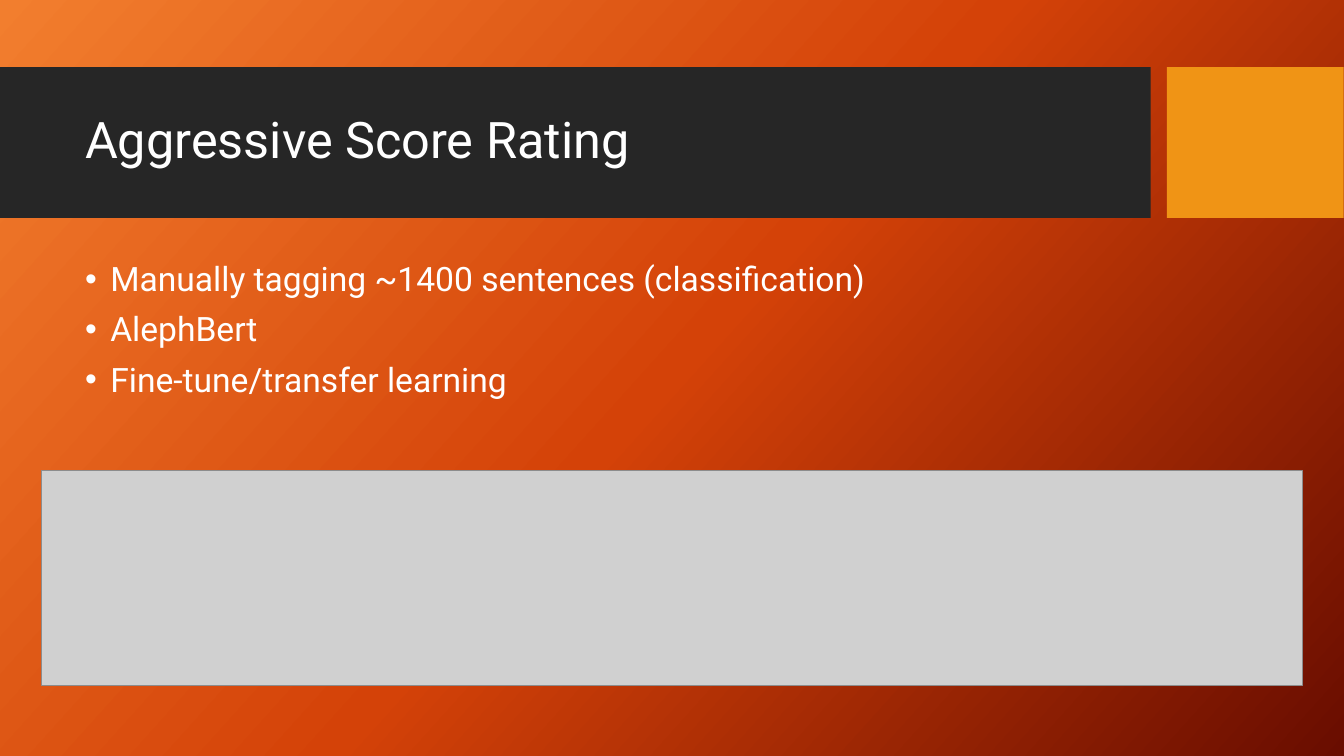
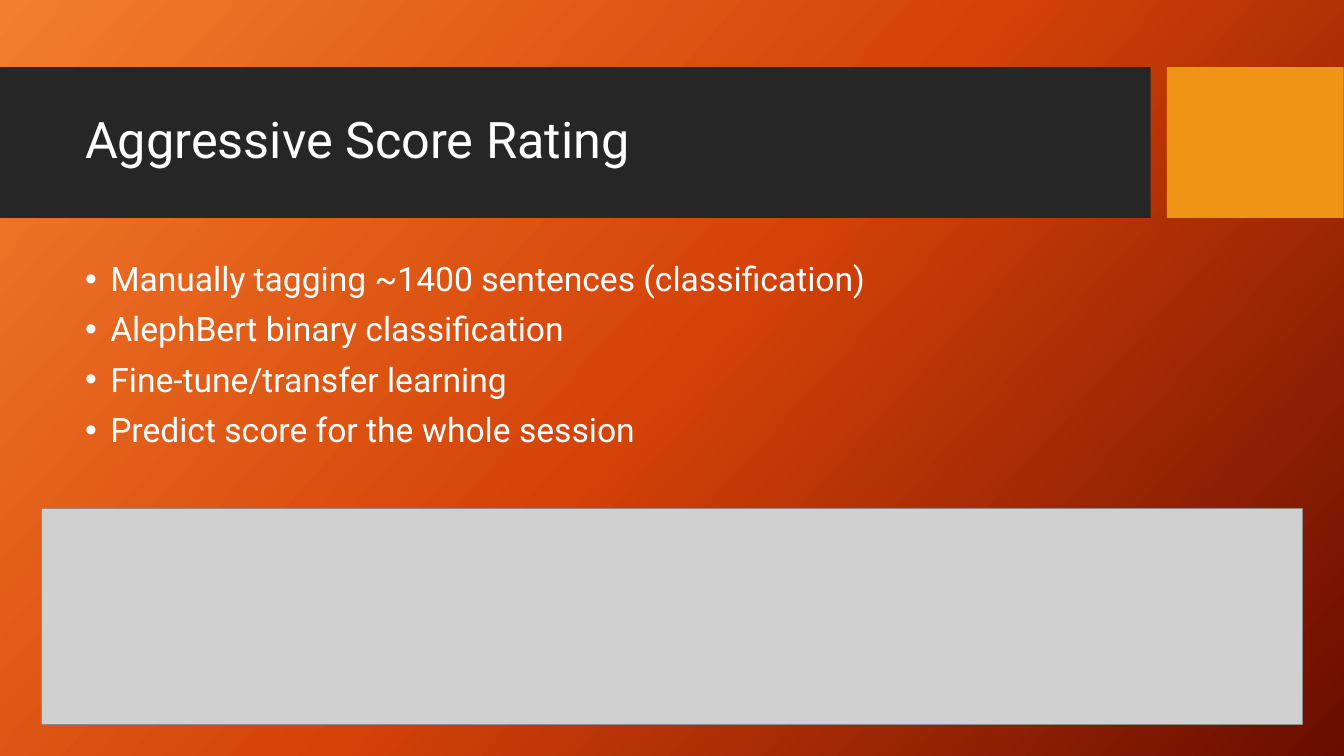
Before and after one commit to itaitzruia4/NLPSD, a slide deck: slide 9 of presentation.pptx. Drawn at 1344x756 pixels with LibreOffice and Linux fonts; fonts in the diff are those of the drawing; grey boxes stand for pictures; background and template pictures are left out. Boxes give left, top, right and bottom in pixels: in the first picture for what was removed or moved away, otherwise in the second. Text is boxed around its words. In the diff, an @@ line names an element or a change of style, - is before the commit and + after.

Commit message:
updated presentation

```diff
--- a/presentation.pptx
+++ b/presentation.pptx
@@ text at (110,315,563,348): text changed @@
-• AlephBert
+• AlephBert binary classification
@@ text at (110,416,635,443): paragraph added @@
+• Predict score for the whole session
@@ picture: place and size @@
-picture at (41,471,1303,686)
+picture at (41,509,1303,724)
```
Also in this commit, not shown: 1 other slide changed.
